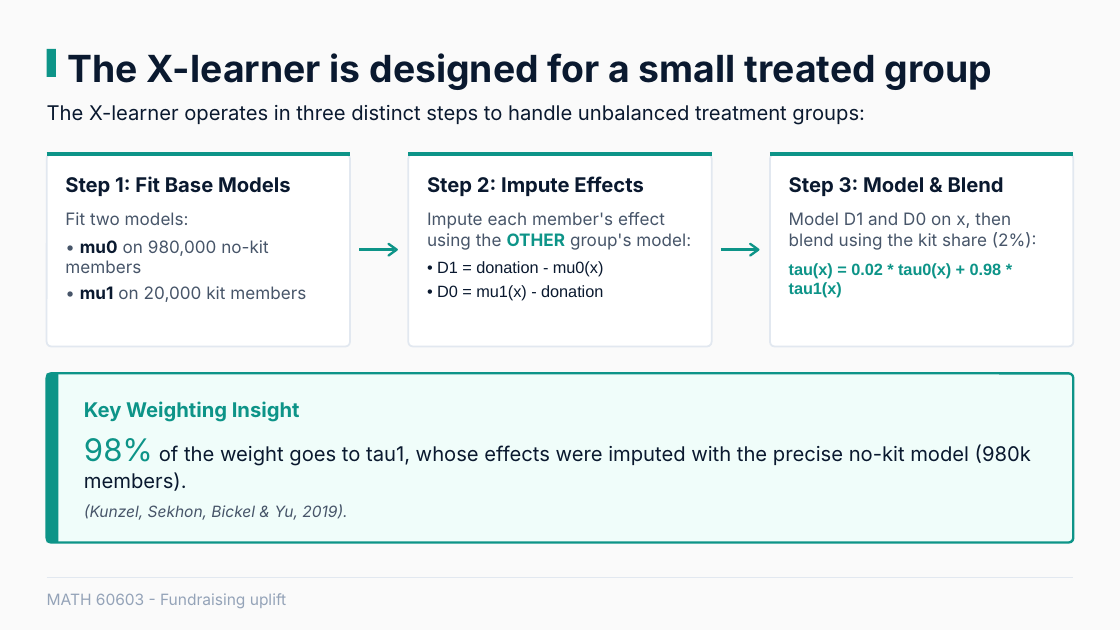
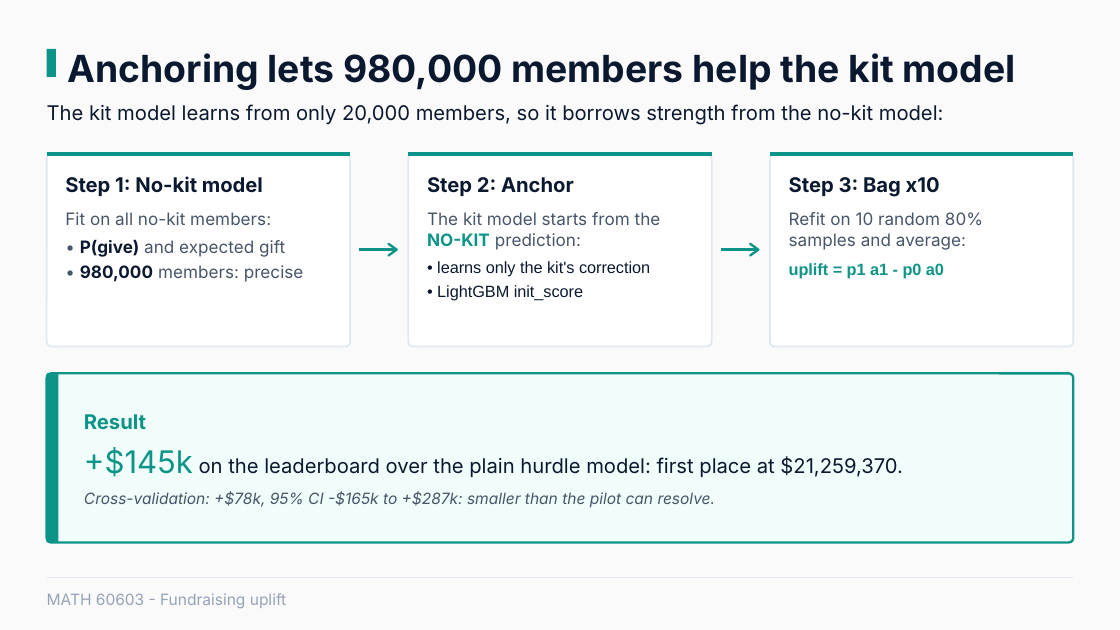
Before and after one commit to JonasRocha189/statistical-learning-project-group, a slide deck: slide 10 of MATH 60603 Statistical Learning - revised.pptx. Drawn at 1120x630 pixels with LibreOffice and Linux fonts; fonts in the diff are those of the drawing. Boxes give left, top, right and bottom in pixels: in the first picture for what was removed or moved away, otherwise in the second. Text is boxed around its words. In the diff, an @@ line names an element or a change of style, - is before the commit and + after.

```diff
--- a/MATH 60603 Statistical Learning - revised.pptx
+++ b/MATH 60603 Statistical Learning - revised.pptx
@@ text at (x1=68, y1=53, x2=1016, y2=90): text changed @@
-The X-learner is designed for a small treated group
+Anchoring lets 980,000 members help the kit model
@@ text at (x1=47, y1=104, x2=944, y2=125): text changed @@
-The X-learner operates in three distinct steps to handle unbalanced treatment groups:
+The kit model learns from only 20,000 members, so it borrows strength from the no-kit model:
@@ text at (x1=65, y1=176, x2=304, y2=282): text changed @@
-Step 1: Fit Base Models
-Fit two models:
-• mu0 on 980,000 no-kit members
-• mu1 on 20,000 kit members
+Step 1: No-kit model
+Fit on all no-kit members:
+• P(give) and expected gift
+• 980,000 members: precise
@@ text at (x1=427, y1=177, x2=661, y2=301): text changed; size 11 to 10.5 pt @@
-Step 2: Impute Effects
-Impute each member's effect using the OTHER group's model:
-• D1 = donation - mu0(x)
-• D0 = mu1(x) - donation
+Step 2: Anchor
+The kit model starts from the NO-KIT prediction:
+• learns only the kit's correction
+• LightGBM init_score
@@ text at (x1=789, y1=177, x2=983, y2=279): text changed; bold off @@
-Step 3: Model & Blend
-Model D1 and D0 on x, then blend using the kit share (2%):
-tau(x) = 0.02 * tau0(x) + 0.98 * tau1(x)
+Step 3: Bag x10
+Refit on 10 random 80% samples and average:
+uplift = p1 a1 - p0 a0
@@ text at (x1=84, y1=414, x2=902, y2=507): text changed; size 13 to 10 pt; text colour #0A192F to #475569 @@
-Key Weighting Insight
-98% of the weight goes to tau1, whose effects were imputed with the precise no-kit model (980k members).
-(Kunzel, Sekhon, Bickel & Yu, 2019).
+Result
++$145k on the leaderboard over the plain hurdle model: first place at $21,259,370.
+Cross-validation: +$78k, 95% CI -$165k to +$287k: smaller than the pilot can resolve.
```
Also in this commit, not shown: 10 other slides changed, 4 other files.
